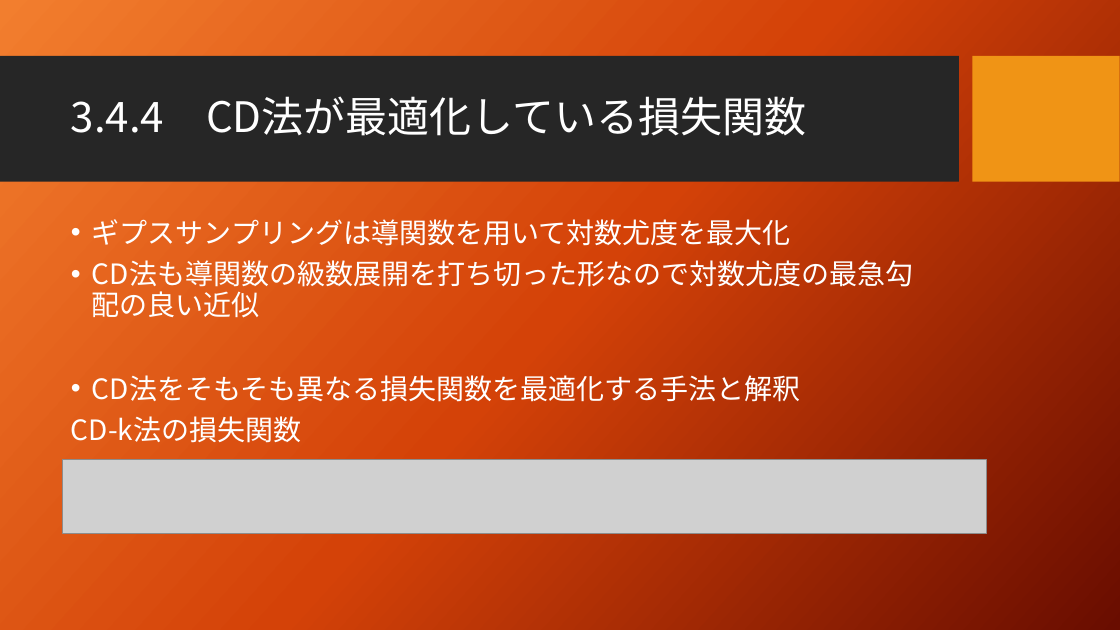
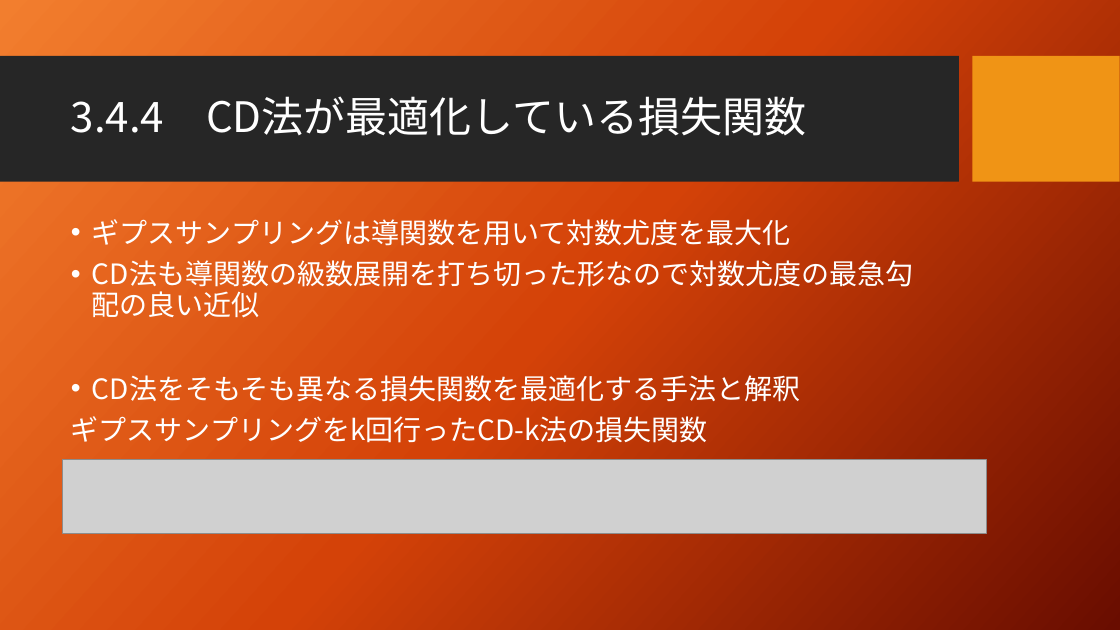
Before and after one commit to seigenji/deep_learning, a slide deck: slide 8 of deep_learning3.4.pptx. Drawn at 1120x630 pixels with LibreOffice and Linux fonts; fonts in the diff are those of the drawing; grey boxes stand for pictures; background and template pictures are left out. Boxes give left, top, right and bottom in pixels: in the first picture for what was removed or moved away, otherwise in the second. Text is boxed around its words. In the diff, an @@ line names an element or a change of style, - is before the commit and + after.

Commit message:
3.4.6　CD法のカイゼン

```diff
--- a/deep_learning3.4.pptx
+++ b/deep_learning3.4.pptx
@@ text at box(71, 416, 708, 443): text changed @@
-CD-k法の損失関数
+ギプスサンプリングをk回行ったCD-k法の損失関数
```
Also in this commit, not shown: 4 other slides changed, 1 slide added.
